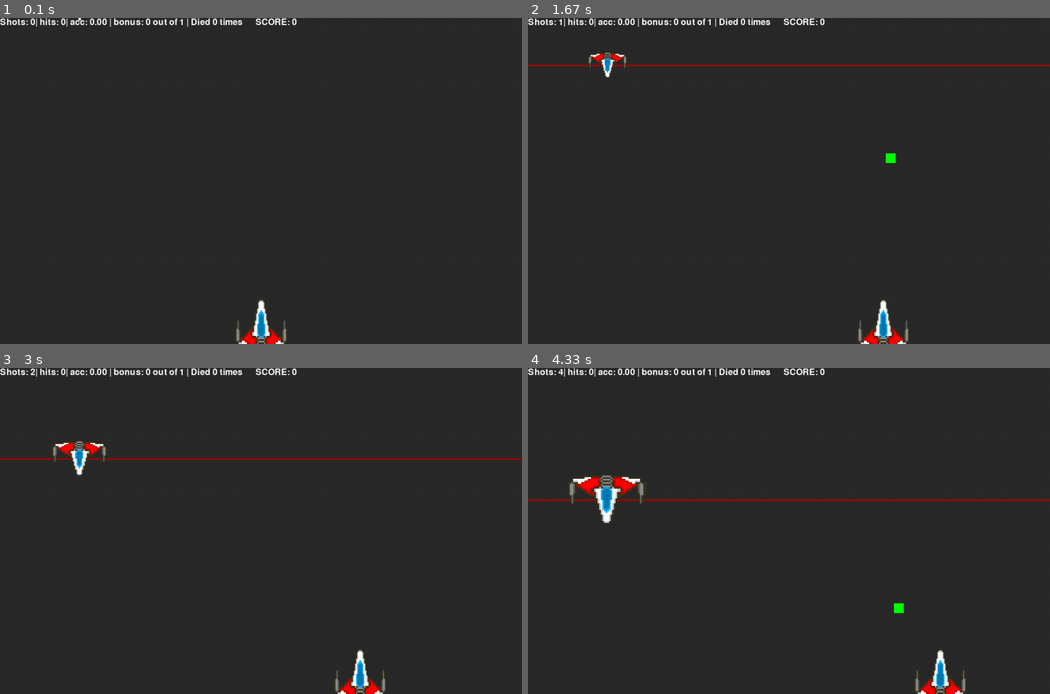
Above: before the commit, frames 1-4 (two rows, left to right).
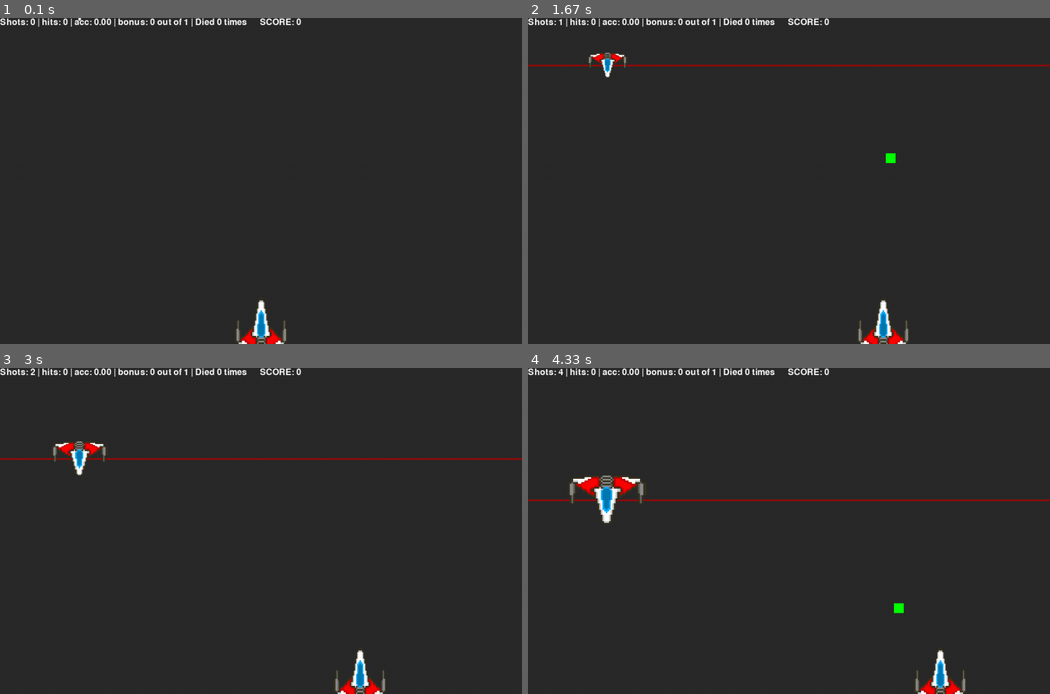
Above: after the commit, the same moments.

Repository: jadref/bci-practical
Game: pygame game, started from python/brainfly/brainfly.py
The game is run twice, just before and just after one commit, with the same random seed, the same clock (stepped at 60 frames per second) and the same inputs.
Inputs:
- Up to frame 1 (0.1 s): no input
- Up to frame 2 (1.67 s): hold Right 0.33-0.8 s; hold Right 0.83-1.3 s; hold Left from 1.33 s (still down)
- Up to frame 3 (3 s): release Left at 1.87 s; hold Left 1.9-2.3 s; hold Right 2.33-2.97 s
- Up to frame 4 (4.33 s): hold Left 3-3.47 s; hold Right 3.5-3.97 s; hold Right from 4 s (still down)

The runs differ from the first frame. In frame 1, 0.7% of the frame differs, in the area x 6-58%, y 0-3%; in frame 2, 0.7%; in frame 3, 0.7%; in frame 4, 0.7%.

Commit message:
Small fixes

Diff:
--- a/python/brainfly/brainfly.py
+++ b/python/brainfly/brainfly.py
@@ -149,10 +149,9 @@
         if bullet.rect.top <= lowest_enemy:
             bullet.kill()
 
-    score_text = font.render(f'Shots: {n_shots}| hits: {n_hits}| acc: {n_hits/(n_shots+1e-12):.2f} | bonus: {0} out of {1} | Died {n_deaths} times      SCORE: {score}',
+    score_text = font.render(f'Shots: {n_shots} | hits: {n_hits} | acc: {n_hits/(n_shots+1e-12):.2f} | bonus: {0} out of {1} | Died {n_deaths} times      SCORE: {score}',
                              True, [255, 255, 255])
     screen.blit(score_text, (0, 0))
-
 
     ship_group.draw(screen)
     bullet_group.draw(screen)
